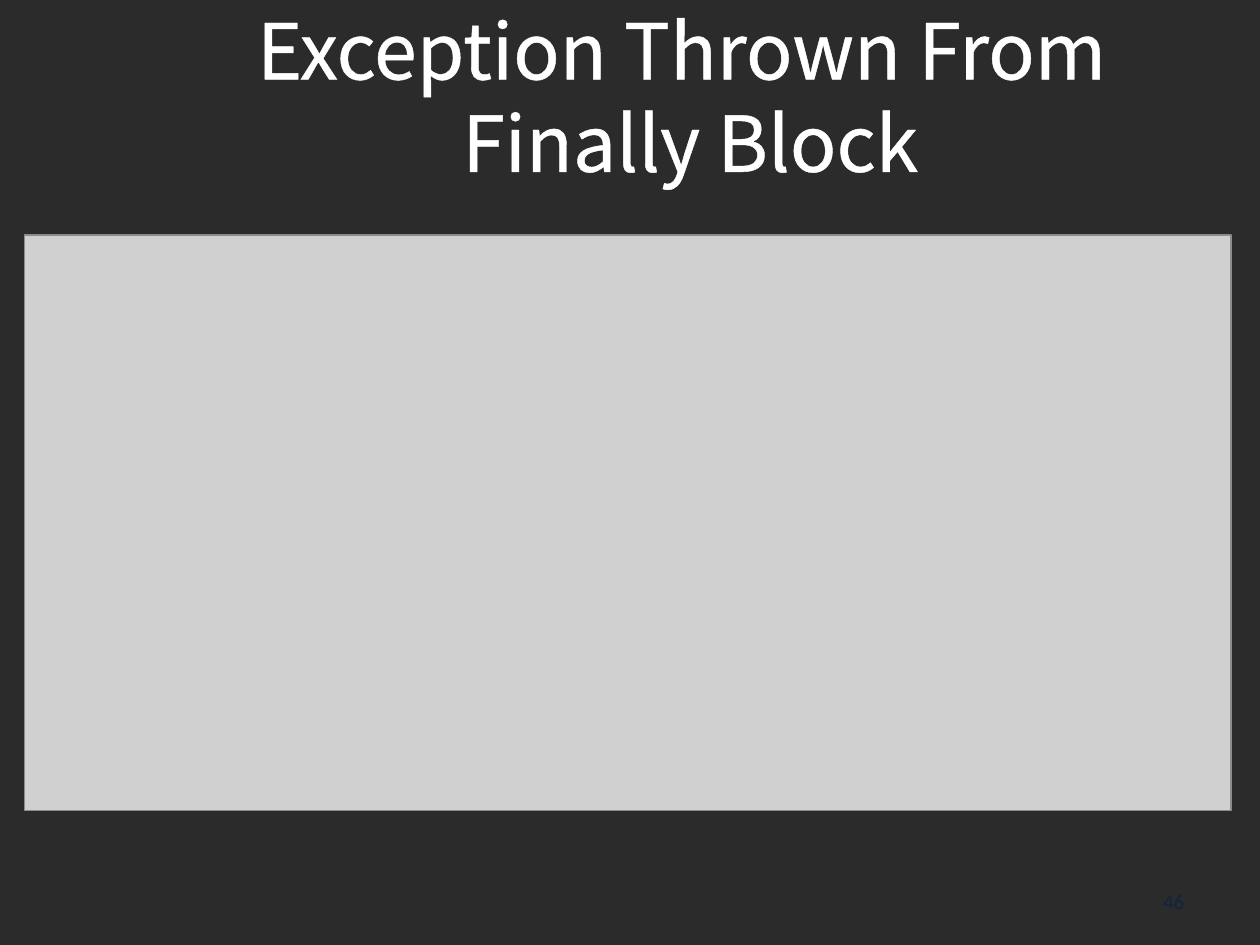
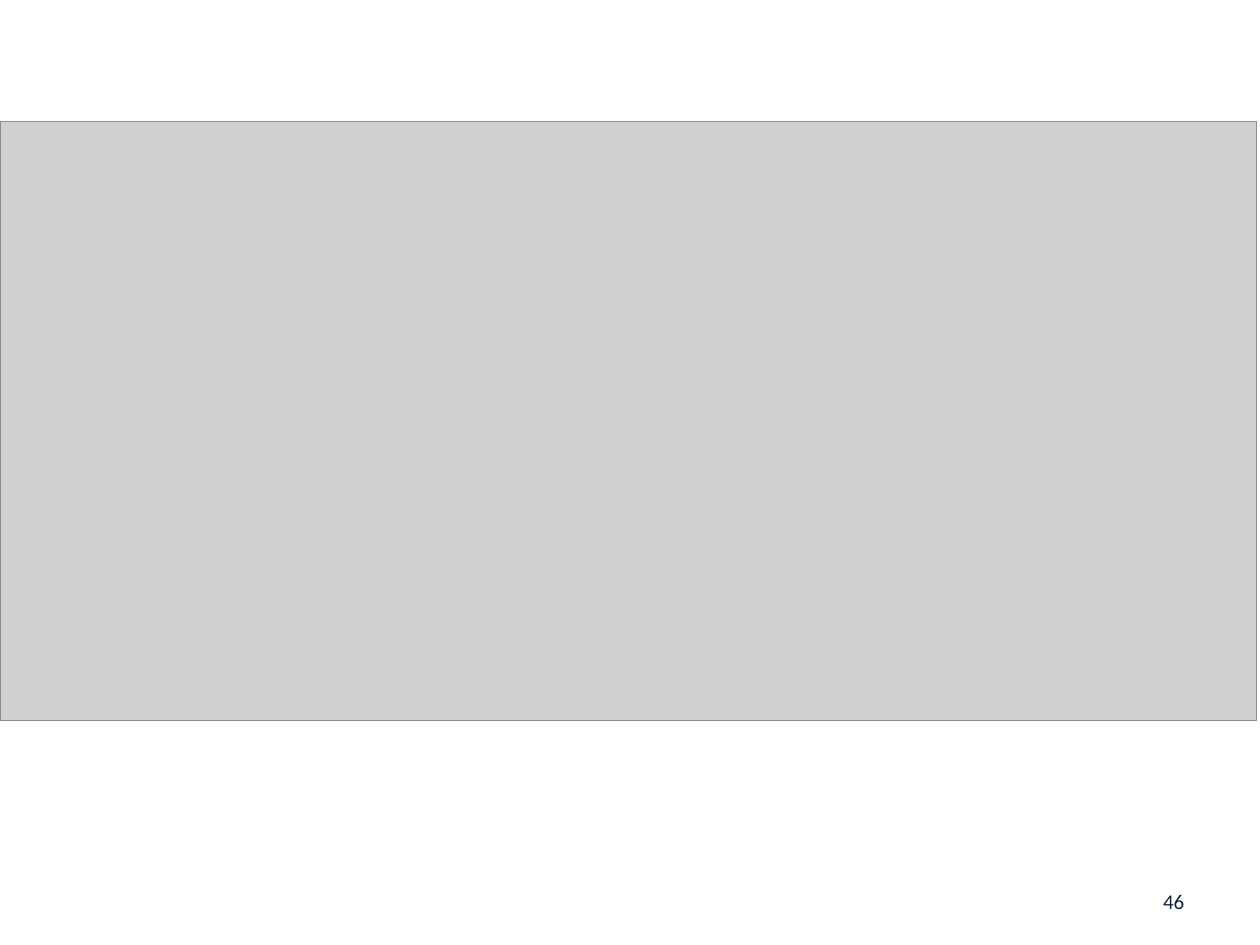
Before and after one commit to s7130457/thesis, a slide deck: slide 46 of 楊雅雯-口試投影片.pptx. Drawn at 1260x945 pixels with LibreOffice and Linux fonts; fonts in the diff are those of the drawing; grey boxes stand for pictures; background and template pictures are left out; a plain dark background stands for a picture behind light text. Boxes give left, top, right and bottom in pixels: in the first picture for what was removed or moved away, otherwise in the second. Text is boxed around its words. In the diff, an @@ line names an element or a change of style, - is before the commit and + after.

```diff
--- a/楊雅雯-口試投影片.pptx
+++ b/楊雅雯-口試投影片.pptx
@@ background picture (left out) to #FFFFFF @@
@@ title "Exception Thrown From Finally Block" rewrapped from bbox=[257, 18, 1106, 190] to bbox=[196, 12, 1046, 123] @@
@@ picture: place and size @@
-picture at bbox=[25, 234, 1231, 810]
+picture at bbox=[0, 121, 1256, 721]
```
Also in this commit, not shown: 22 other slides changed, 5 slides added, 3 other files.
